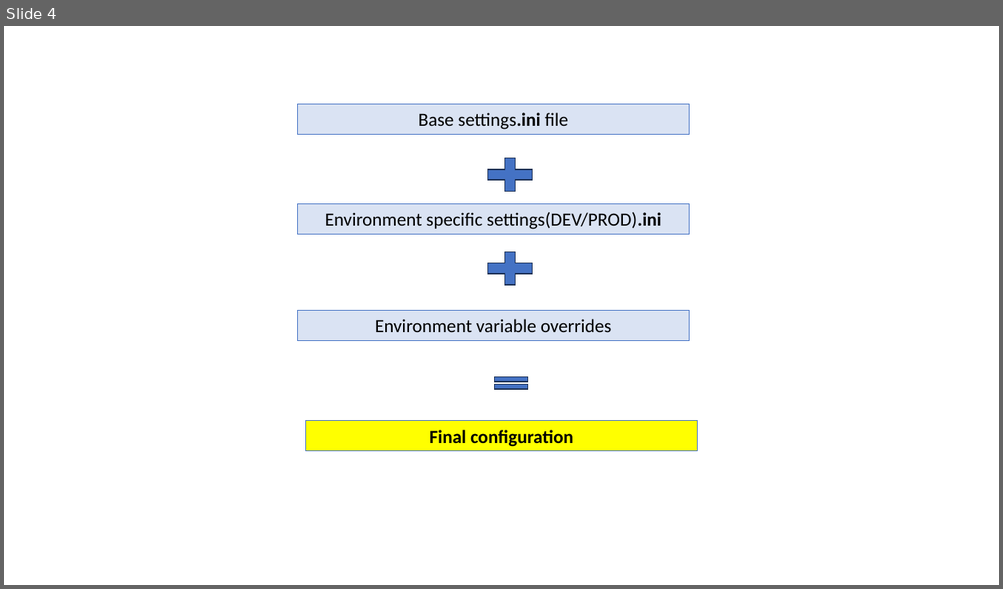
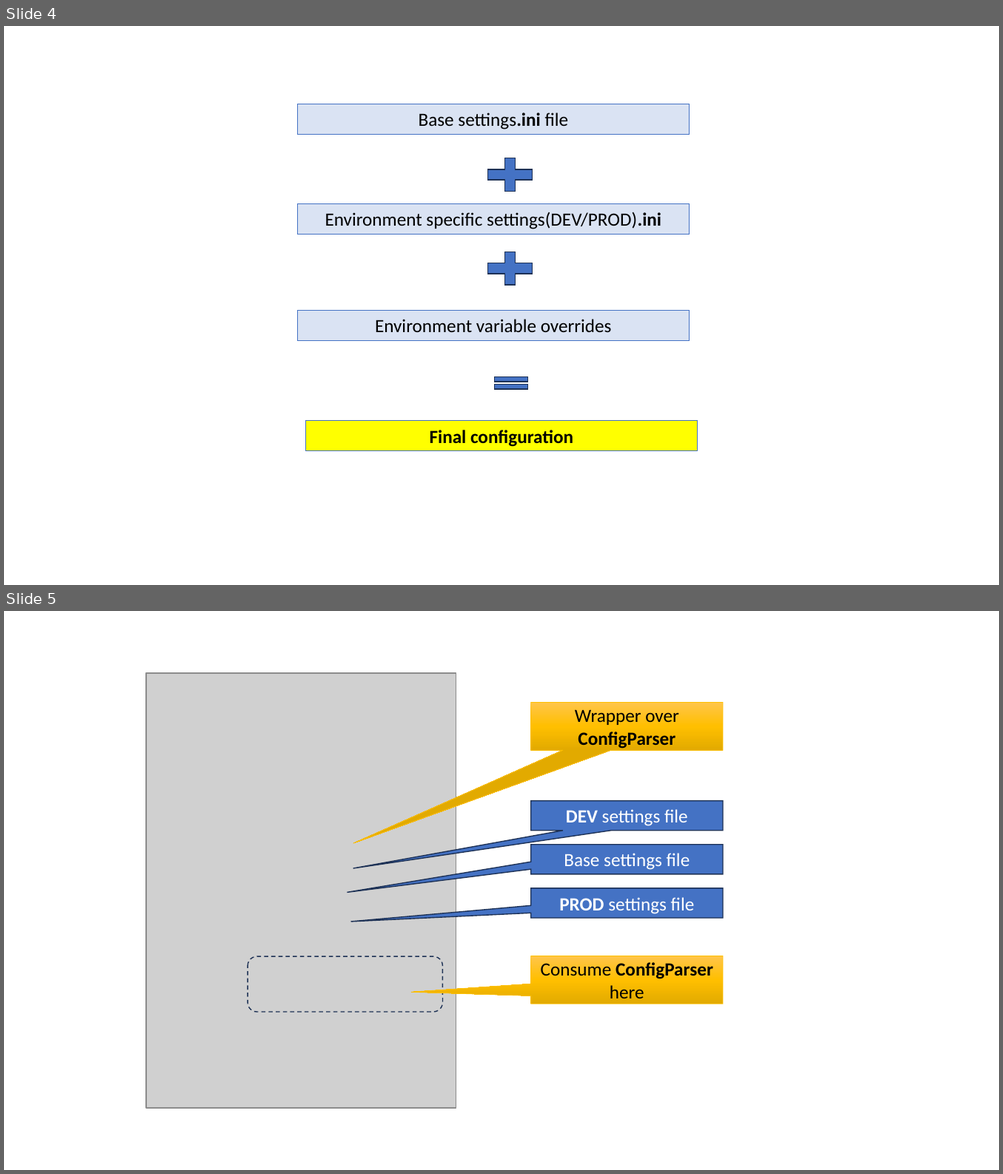
Before and after one commit to sdg002/PythonExperiements, a slide deck: layered-config-parser/docs/config-parser.pptx. Shown one above the other, each under a label of ours: slide 4 before the commit, slides 4 and 5 after it. The pictures are 1003x589 and 1003x1174 pixels, drawn with LibreOffice and Linux fonts; fonts in the diff are those of the drawing; grey boxes stand for pictures. Boxes give left, top, right and bottom in pixels: in the first picture for what was removed or moved away, otherwise in the second. Text is boxed around its words. In the diff, an @@ line names an element or a change of style, - is before the commit and + after.

```diff
--- a/layered-config-parser/docs/config-parser.pptx
+++ b/layered-config-parser/docs/config-parser.pptx
@@ slide 5 added at <box>4,611,999,1170</box>, background #FFFFFF @@
@@ picture added at <box>146,673,456,1108</box> @@
@@ speech box added at <box>531,702,723,750</box>, fill gradient #FFC64B to #FFC000 to #E3AB00, outline #FFC000 0.5 pt, 18 pt, text #000000, bold @@
+Wrapper over ConfigParser
@@ speech box added at <box>531,801,723,831</box>, fill #4472C4, outline #1E3256 1 pt, 18 pt, text #FFFFFF @@
+DEV settings file
@@ speech box added at <box>531,845,723,874</box>, fill #4472C4, outline #1E3256 1 pt, 18 pt, text #FFFFFF @@
+Base settings file
@@ speech box added at <box>531,889,723,918</box>, fill #4472C4, outline #1E3256 1 pt, 18 pt, text #FFFFFF @@
+PROD settings file
@@ rounded rectangle added at <box>248,957,443,1011</box>, outline #1E3256 1 pt dashed @@
@@ speech box added at <box>531,957,723,1004</box>, fill gradient #FFC64B to #FFC000 to #E3AB00, outline #FFC000 0.5 pt, 18 pt, text #000000, bold @@
+Consume ConfigParser here
```
Also in this commit, not shown: 2 other files.
